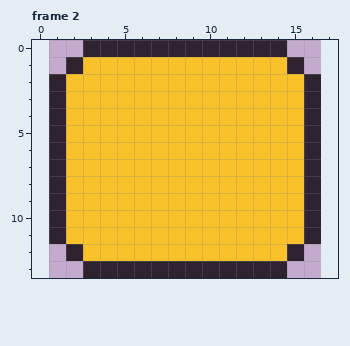
Pixel-art file, stored at Assets/Art/UI/ui_elements/PizzaProgressBox.aseprite. Above, as it was before the edit.
16x14 pixels, 3 frames. Shown: frame 2. The old version is drawn lined up with the new one, on the new canvas. The commit also changed other frames, which this record leaves out.
Now the later version:
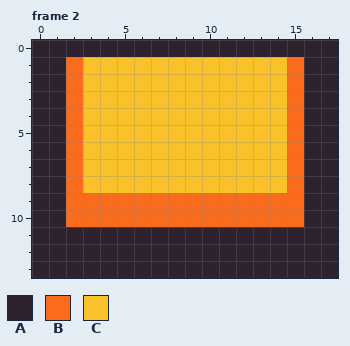
Palette (. is transparent): A #2e222f  B #fb6b1d  C #f9c22b
The edit:
canvas 16x14 -> 18x14, the old top-left corner now at 1,0
--- frame 2
@@ x 0..17 @@
- 0 ...AAAAAAAAAAAA...
- 1 ..ACCCCCCCCCCCCA..
- 2 .ACCCCCCCCCCCCCCA.
- 3 .ACCCCCCCCCCCCCCA.
- 4 .ACCCCCCCCCCCCCCA.
- 5 .ACCCCCCCCCCCCCCA.
- 6 .ACCCCCCCCCCCCCCA.
- 7 .ACCCCCCCCCCCCCCA.
- 8 .ACCCCCCCCCCCCCCA.
- 9 .ACCCCCCCCCCCCCCA.
-10 .ACCCCCCCCCCCCCCA.
-11 .ACCCCCCCCCCCCCCA.
-12 ..ACCCCCCCCCCCCA..
-13 ...AAAAAAAAAAAA...
+ 0 AAAAAAAAAAAAAAAAAA
+ 1 AABCCCCCCCCCCCCBAA
+ 2 AABCCCCCCCCCCCCBAA
+ 3 AABCCCCCCCCCCCCBAA
+ 4 AABCCCCCCCCCCCCBAA
+ 5 AABCCCCCCCCCCCCBAA
+ 6 AABCCCCCCCCCCCCBAA
+ 7 AABCCCCCCCCCCCCBAA
+ 8 AABCCCCCCCCCCCCBAA
+ 9 AABBBBBBBBBBBBBBAA
+10 AABBBBBBBBBBBBBBAA
+11 AAAAAAAAAAAAAAAAAA
+12 AAAAAAAAAAAAAAAAAA
+13 AAAAAAAAAAAAAAAAAA
